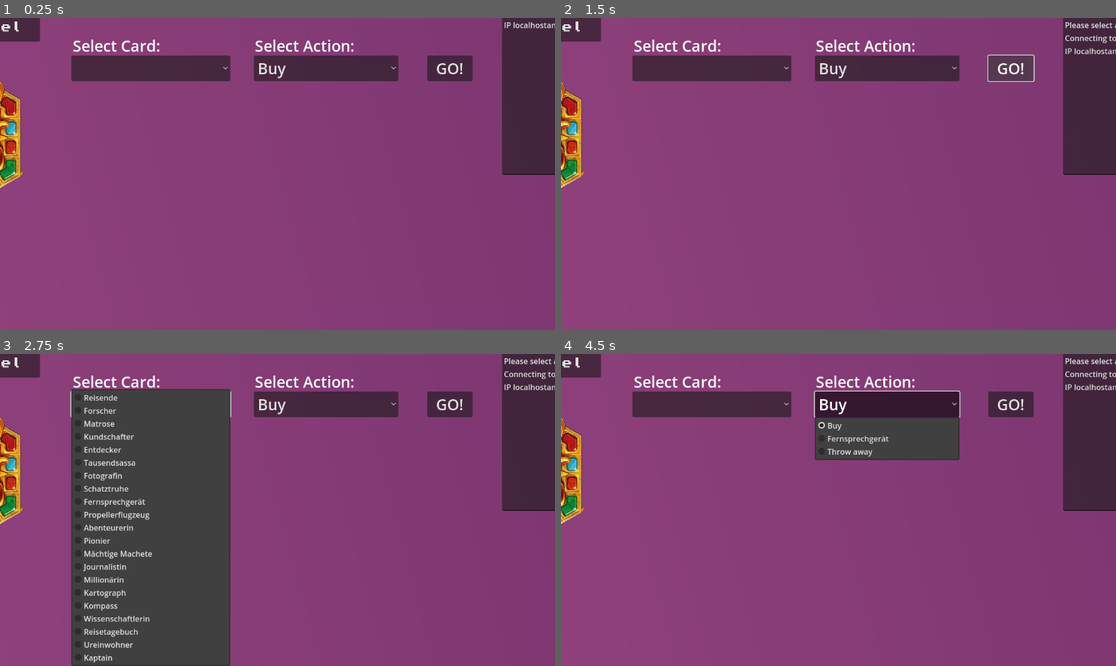
Above: before the commit, frames 1-4 (two rows, left to right).
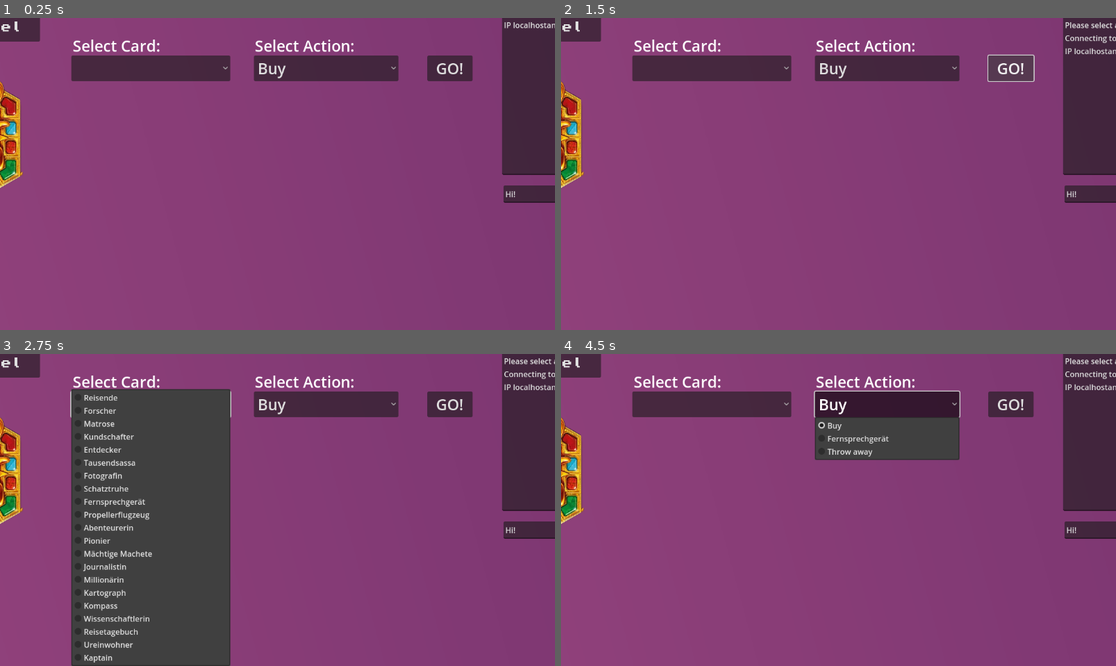
Above: after the commit, the same moments.

Repository: AdminL3/El-Dorado-Assistent
Game: Godot game, scene res://scenes/game.tscn
The game is run twice, just before and just after one commit, with the same random seed, the same clock (stepped at 60 frames per second) and the same inputs.
Inputs (mouse positions are in pixels of both pictures, inside the frame that each line leads up to):
- Up to frame 1 (0.25 s): no input
- Up to frame 2 (1.5 s): click "GO!" at 0.5 s; click "GO!" at 1.25 s
- Up to frame 3 (2.75 s): click (149, 403) at 2 s
- Up to frame 4 (4.5 s): click "Buy" at 2.75 s; click (710, 403) at 3.5 s; click "Buy" at 4.25 s

The runs differ from the first frame. In frame 1, 0.5% of the frame differs, in the area x 90-100%, y 53-60%; in frame 2, 0.5%; in frame 3, 0.5%; in frame 4, 0.5%.

Commit message:
send button + message

Diff:
--- a/scenes/game.tscn
+++ b/scenes/game.tscn
@@ -314,9 +314,23 @@
 [node name="History" type="TextEdit" parent="."]
 offset_left = 1040.0
 offset_top = 20.0
-offset_right = 1397.0
+offset_right = 1352.0
 offset_bottom = 376.0
 scroll_smooth = true
+
+[node name="Message" type="TextEdit" parent="."]
+offset_left = 1043.0
+offset_top = 398.0
+offset_right = 1259.0
+offset_bottom = 434.0
+text = "Hi!"
+
+[node name="Send" type="Button" parent="."]
+offset_left = 1265.0
+offset_top = 398.0
+offset_right = 1341.0
+offset_bottom = 436.0
+text = "Send"
 
 [connection signal="pressed" from="Admin/Back Admin" to="." method="back_admin"]
 [connection signal="pressed" from="Admin/Actions/0" to="." method="movetopcardleft" binds= [0]]
